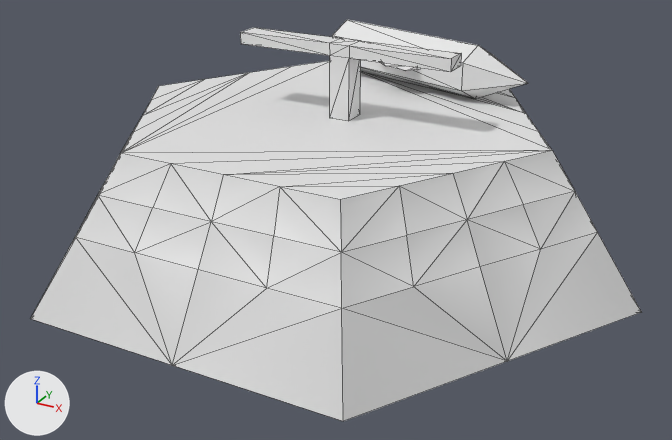
What one commit did to the OBJ model res/models/towers/rockettower/base.obj.
Camera for both pictures: a camera (50 mm lens) standing at (0.464, -0.841, 0.447) and looking at (0.017, -0.028, 0.04). The axes (+X, +Y, +Z) are drawn at lower left. The lights are the same throughout. Mesh edges are drawn as thin lines. Where no turn or scale is listed for an object, it has been applied to the vertices. Vertices at the same position are counted once.

The older version as bpy lines, for what is in view:
```python
me_cylinder001 = bpy.data.meshes.new('Cylinder001')
me_cylinder001.from_pydata(...)  # 129 vertices, 242 faces; spans x -0.341..0.341, y -0.296..0.296, z 0.0..0.229
ob_cylinder001 = bpy.data.objects.new('Cylinder001', me_cylinder001)
ob_cylinder001.location = (0.0, 0.0, 0.0)
```
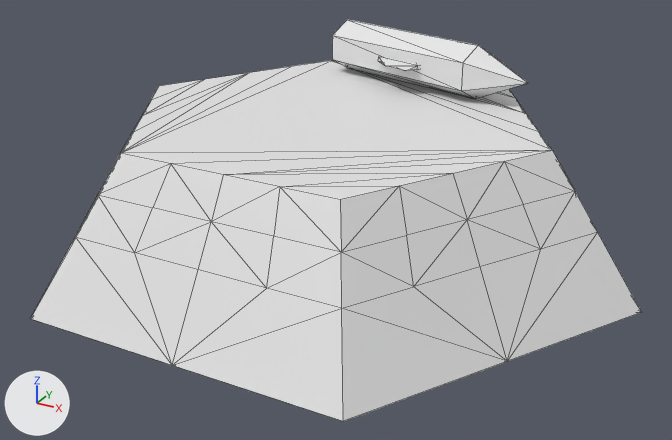
What differs and where, as boxes (x1, y1, x2, y2) in the pictures (672 x 440 px):
```json
{"part": 1, "of": "me_cylinder001", "change": "deleted", "before": [240, 27, 461, 121]}
```

Edits to the scene script, one JSON object a line:
```json
{"block": "me_cylinder001", "where": "# used by ob_cylinder001; location = (0.0, 0.0, 0.0)"}
{"op": "remove", "block": "me_cylinder001", "code": "me_cylinder001.from_pydata(...)  # 129 vertices, 242 faces; spans x -0.341..0.341, y -0.296..0.296, z 0.0..0.229"}
{"op": "add", "block": "me_cylinder001", "code": "me_cylinder001.from_pydata(...)  # 109 vertices, 206 faces; spans x -0.341..0.341, y -0.296..0.296, z 0.0..0.21"}
{"block": "me_cylinder001", "change": "me_cylinder001 part 1: the loose piece of 20 vertices spanning x -0.109..0.135, y -0.013..0.013, z 0.149..0.229 is deleted"}
{"block": "me_cylinder001", "change": "me_cylinder001 part 2: the surface is now shaded flat"}
```
